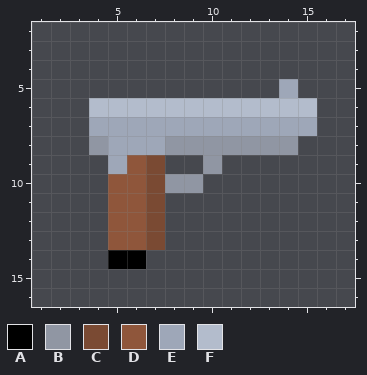
Edited in one commit: pixel-art sprite (Assets/hand_gun.png). The picture above is the old version.
The file is 80x80 pixels, drawn in blocks of 4x4; one block is one cell here. Shown: x 1..17, y 2..16.
Palette (. is transparent): A #000000  B #9096a3  C #7a4a33  D #8f563b  E #9ea7b8  F #b3bccc
The result:
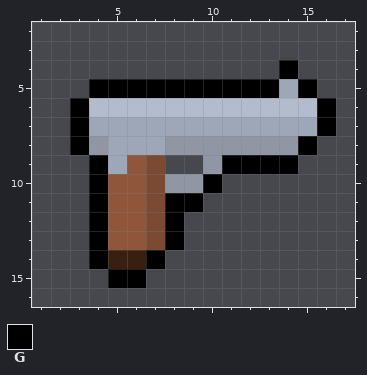
Colours new in this view: G #000000
The edit:
Colour A changes from #000000 to #381f0f.
The edit adds colour G in row 4 at x 14; in row 5 at x 4 to 13 and 15; in rows 6 to 7 at x 3 and 16; in row 8 at x 3 and 15; in row 9 at x 4 and 11 to 14; in row 10 at x 4 and 10.
The edit adds colour G in row 11 at x 4 and 8 to 9; in rows 12 to 13 at x 4 and 8; in row 14 at x 4 and 7; in row 15 at x 5 to 6.
Changed places in both pictures, as pixel boxes (x1, y1, x2, y2):
changed: (70, 60, 336, 288)
